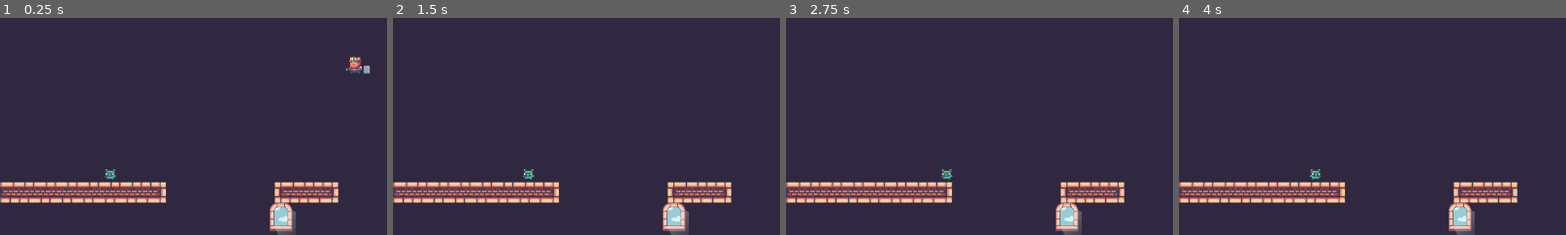
Above: before the commit, frames 1-4 (left to right).
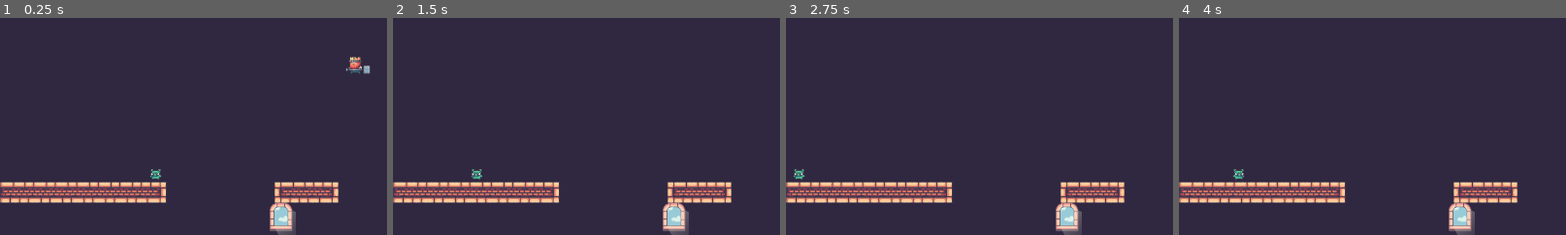
Above: after the commit, the same moments.

Repository: always-hehe-devs/godot-2d-game
Game: Godot game, scene res://king_game.tscn
Same seed, same stepped clock (60 frames per second), same inputs: the game is played once before the commit and once after it.
Inputs:
- Up to frame 1 (0.25 s): no input
- Up to frame 2 (1.5 s): tap Enter (ui_accept) at 0.5, 0.77 s; hold Right (ui_right) from 0.53 s (still down)
- Up to frame 3 (2.75 s): tap Enter (ui_accept) at 1.52 s; release Right (ui_right) at 2.03 s; hold Left (ui_left) from 2.03 s (still down)
- Up to frame 4 (4 s): release Left (ui_left) at 2.78 s; hold Right (ui_right) from 2.78 s (still down); tap Enter (ui_accept) at 3.02, 3.77 s
The pictures show only the part of the screen within x 4-53%, y 33-83%; the shares and areas given below are measured in that part.

The runs differ from the first frame. In frame 1, 0.2% of the frame differs, in the area x 27-42%, y 69-75%; in frame 2, 0.2%; in frame 3, 0.2%; in frame 4, 0.2%.

Commit message:
Added changing mob direction on wall hit

Diff:
--- a/pig_mob.gd
+++ b/pig_mob.gd
@@ -1,7 +1,7 @@
 extends CharacterBody2D
 
 
-const SPEED = 30.0
+const SPEED = 300.0
 var direction = 1;
 # Get the gravity from the project settings to be synced with RigidBody nodes.
 var gravity = ProjectSettings.get_setting("physics/2d/default_gravity")
@@ -13,6 +13,9 @@
 	# Add the gravity.
 	if not is_on_floor():
 		velocity.y += gravity * delta
+
+	if is_on_wall():
+		direction = direction *-1
 
 	if not _ray_cast_right.is_colliding():
 		direction = -1
